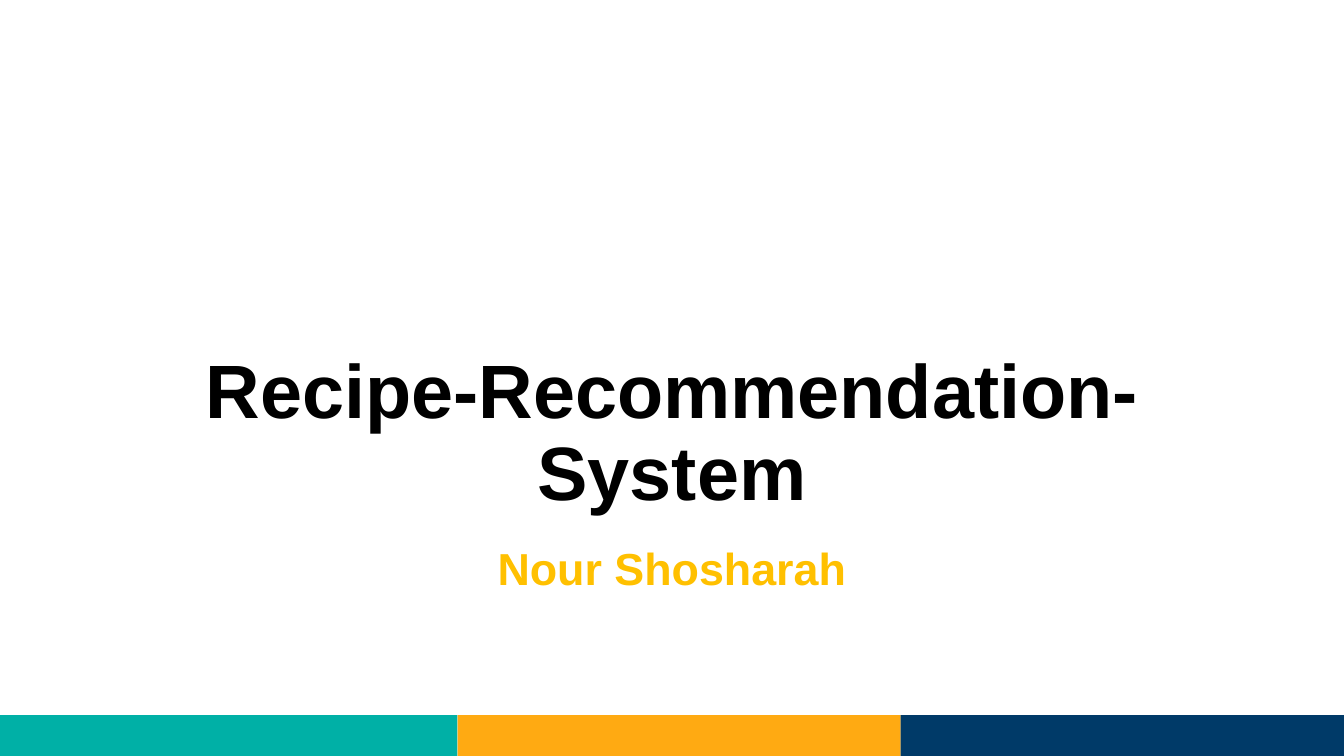
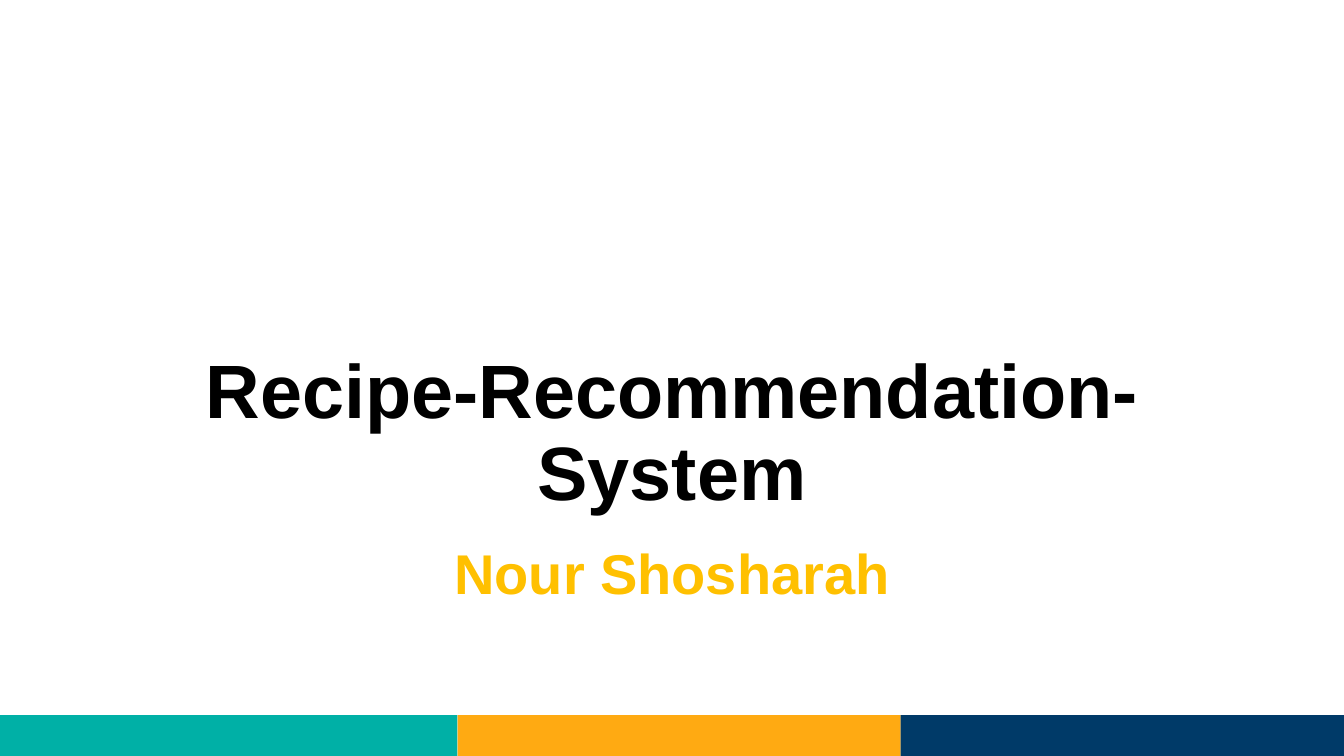
Before and after one commit to Nourshosharah/Chef_Recommendation_sys, a slide deck: slide 1 of Projects.pptx. Drawn at 1344x756 pixels with LibreOffice and Linux fonts; fonts in the diff are those of the drawing; background and template pictures are left out. Boxes give left, top, right and bottom in pixels: in the first picture for what was removed or moved away, otherwise in the second. Text is boxed around its words. In the diff, an @@ line names an element or a change of style, - is before the commit and + after.

```diff
--- a/Projects.pptx
+++ b/Projects.pptx
@@ subtitle "Nour Shosharah" at (x1=454, y1=553, x2=889, y2=595): size 32 to 40 pt @@
```
Also in this commit, not shown: 4 other slides changed.
